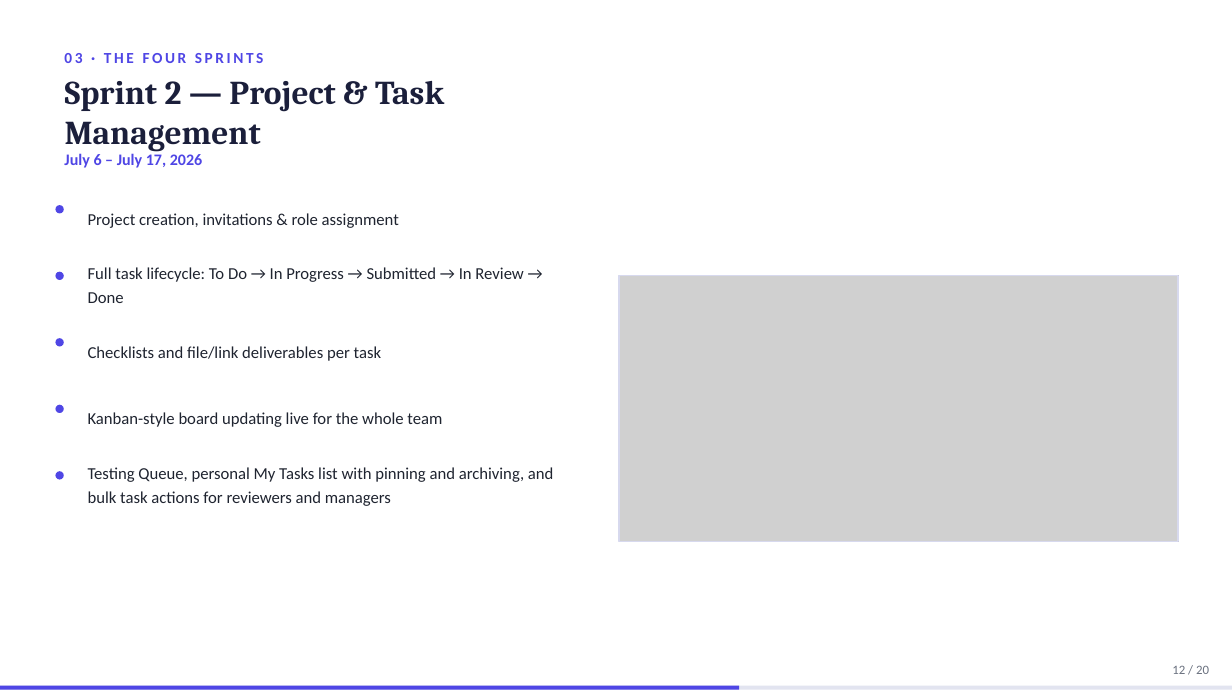
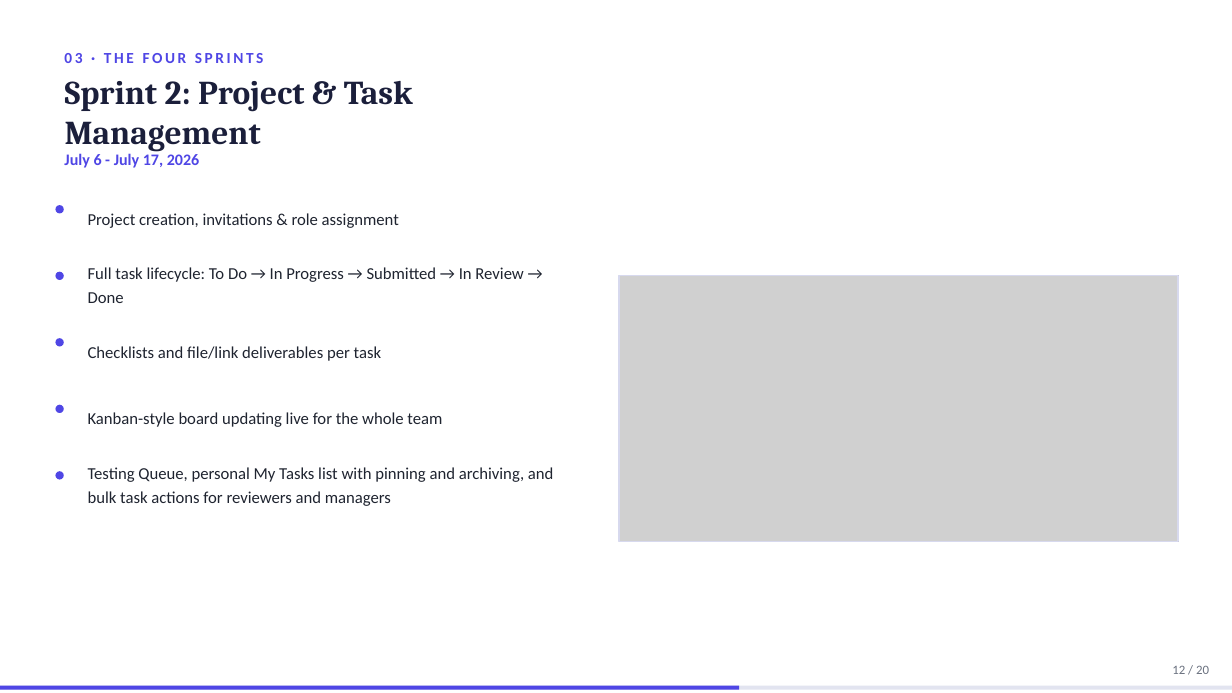
Before and after one commit to domdomxy/synkro, a slide deck: slide 12 of Synkro_PFA_Defense.pptx. Drawn at 1232x693 pixels with LibreOffice and Linux fonts; fonts in the diff are those of the drawing; grey boxes stand for pictures. Boxes give left, top, right and bottom in pixels: in the first picture for what was removed or moved away, otherwise in the second. Text is boxed around its words. In the diff, an @@ line names an element or a change of style, - is before the commit and + after.

```diff
--- a/Synkro_PFA_Defense.pptx
+++ b/Synkro_PFA_Defense.pptx
@@ text at <box>65,81,413,152</box>: text changed @@
-Sprint 2 — Project & Task Management
+Sprint 2: Project & Task Management
@@ text at <box>64,153,199,168</box>: text changed @@
-July 6 – July 17, 2026
+July 6 - July 17, 2026
```
Also in this commit, not shown: 11 other slides changed.
